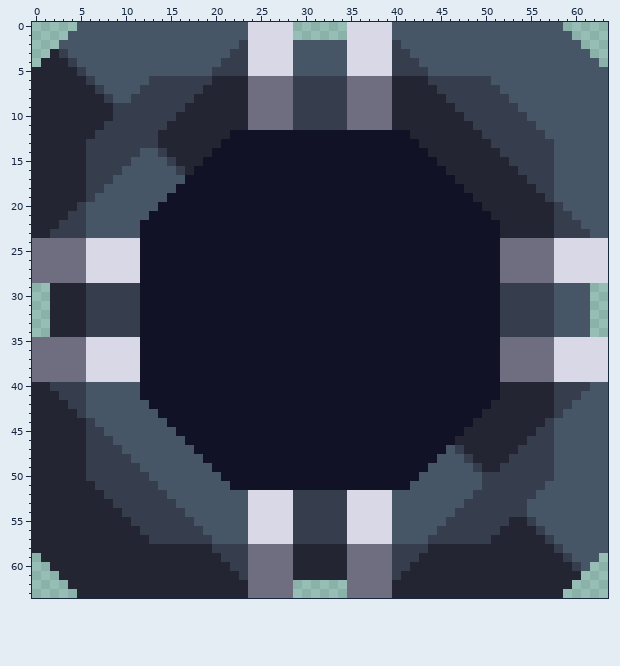
Two states of a pixel-art file, sprites/blocks/drills/LIGHT DRILL/biotic-zlo-production-light-drill.ase. That is the earlier state.
64x64 pixels, 1 frame.
New version:
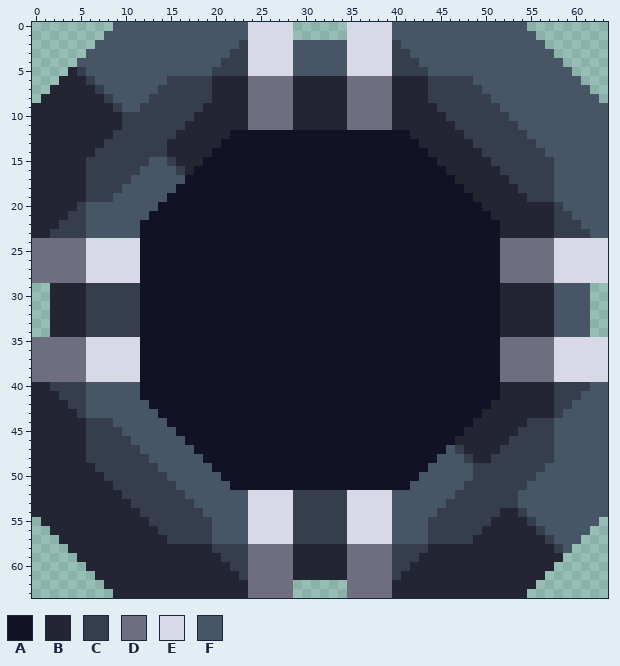
Palette (. is transparent): A #111226  B #242533  C #363d4d  D #6e6e80  E #d8d8e6  F #475666
Difference:
Changed rows in their new state; - is an unchanged pixel.
Layer "Layer":
first column x 0:
 0 -----....----------------------------------------------....-----
 1 ----....------------------------------------------------....----
 2 ---....--------------------------------------------------....---
 3 --....----------------------------------------------------....--
 4 -....------------------------------------------------------....-
 5 ....--------------------------------------------------------....
 6 ...----------FF--------------BBBBBB--------------FF----------...
 7 ..----------FF-----C---------BBBBBB---------C-----FF----------..
 8 .----------FF-----CC---------BBBBBB---------CC-----FF----------.
 9 ----------FF-----CC----------BBBBBB----------CC-----FF----------
10 ---------B------CC-----------BBBBBB-----------CC-----FF---------
11 --------BB-----CC------------BBBBBB------------CC-----FF--------
12 -------BB-----CC--------------------------------CC-----FF-------
13 ------BB------C----------------------------------CC-----FF------
14 ------B-----CC------------------------------------CC-----F------
15 -----------CC--------------------------------------CC-----------
16 ----------CC----------------------------------------CC----------
17 ---------CC------------------------------------------CC---------
18 --------CC--------------------------------------------CC--------
19 -------CC----------------------------------------------CC-------
first column x 52:
29 BBBBBB
30 BBBBBB
31 BBBBBB
32 BBBBBB
33 BBBBBB
34 BBBBBB
first column x 0:
44 -------CC----------------------------------------------CC-------
45 --------CC--------------------------------------------CC--------
46 ---------CC------------------------------------------CC---------
47 ----------CC----------------------------------------CC----------
48 -----------CC--------------------------------------CC-----------
49 ------B-----CC------------------------------------CC-----F------
50 ------BB-----CC----------------------------------C------FF------
51 -------BB-----CC--------------------------------CC-----FF-------
52 --------BB-----CC------------------------------CC-----FF--------
53 ---------BB-----CC----------------------------CC------F---------
54 ----------BB-----CC--------------------------CC-----BB----------
55 .----------BB-----CC------------------------CC-----BB----------.
56 ..----------BB-----C------------------------C-----BB----------..
57 ...----------BB----------------------------------BB----------...
58 ....--------------------------------------------------------....
59 -....------------------------------------------------------....-
60 --....----------------------------------------------------....--
61 ---....--------------------------------------------------....---
62 ----....------------------------------------------------....----
63 -----....----------------------------------------------....-----
